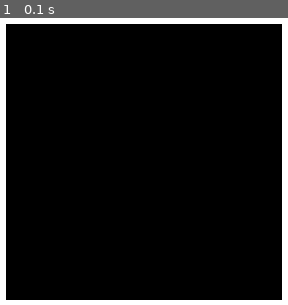
Above: before the commit, frame 1.
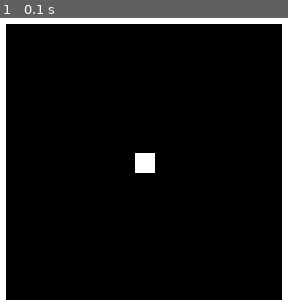
Above: after the commit, the same moment.

Repository: winkleink/pygame_test_gamepad
Game: pygame game, started from pygame_test_gamepad.py
The game is run twice, just before and just after one commit, with the same random seed, the same clock (stepped at 60 frames per second) and the same inputs. The source is Python 2; it was converted automatically to run under Python 3.
Inputs:
- Up to frame 1 (0.1 s): no input

The runs differ from the first frame. In frame 1, 0.5% of the frame differs, in the area x 46-54%, y 47-55%.

Commit message:
Added white square in centre of joystick square
Added a white square at centre of joystick box at the start.  It looks better as without it's not obvious that the program hasn't failed to work.

Diff:
--- a/pygame_test_gamepad.py
+++ b/pygame_test_gamepad.py
@@ -37,6 +37,11 @@
 except pygame.error:
     print 'no joystick found.'
 
+pygame.draw.rect(screen,black,(19,19,276,276),0)
+pygame.draw.rect(screen,white,(148,148,20,20),0)
+pygame.display.flip()
+
+
 while done:
     for e in pygame.event.get(): # iterate over event stack
         if e.type == pygame.QUIT:
